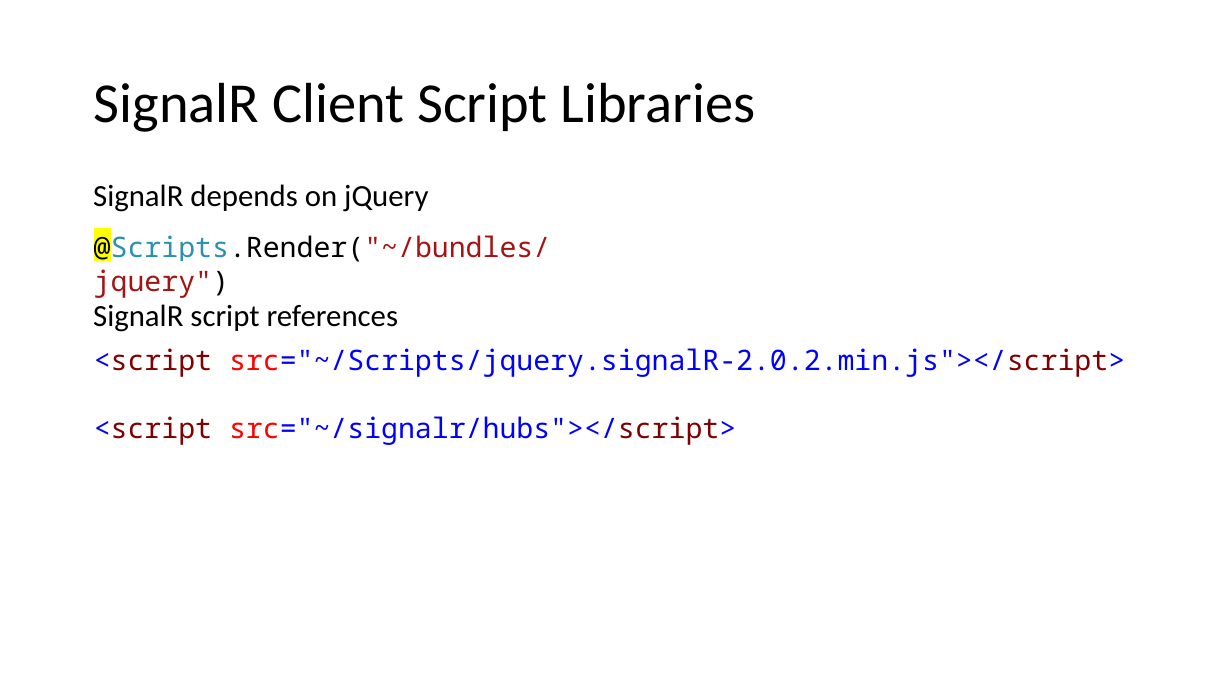
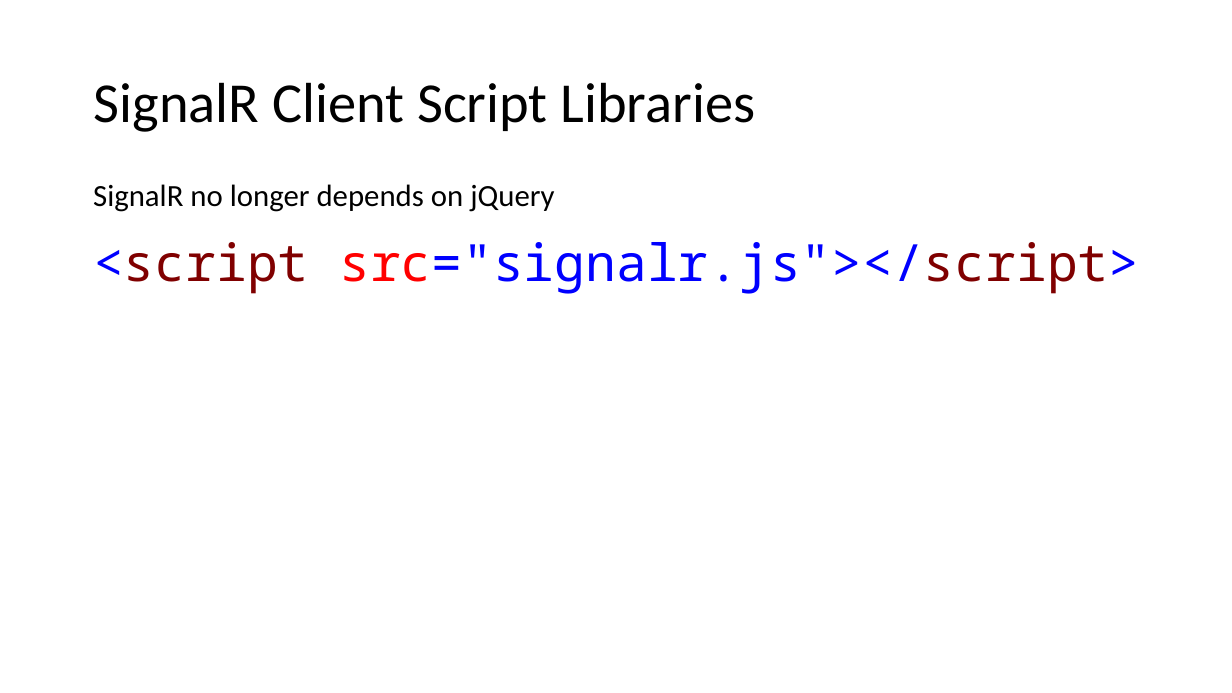
Before and after one commit to BionStt/presentations-2, a slide deck: slide 24 of Build Real Time Software with SignalR.pptx (slide 25 before the commit). Drawn at 1232x693 pixels with LibreOffice and Linux fonts; fonts in the diff are those of the drawing. Boxes give left, top, right and bottom in pixels: in the first picture for what was removed or moved away, otherwise in the second. Text is boxed around its words. In the diff, an @@ line names an element or a change of style, - is before the commit and + after.

Commit message:
Core SignalR updates

```diff
--- a/Build Real Time Software with SignalR.pptx
+++ b/Build Real Time Software with SignalR.pptx
@@ text at box(93, 184, 554, 212): text changed @@
-SignalR depends on jQuery
+SignalR no longer depends on jQuery
@@ text removed at box(94, 230, 551, 298) @@
-@Scripts.Render("~/bundles/jquery")
@@ text at box(93, 242, 1139, 294): text changed; size 22 to 40 pt @@
-<script src="~/Scripts/jquery.signalR-2.0.2.min.js"></script>
-<script src="~/signalr/hubs"></script>
+<script src="signalr.js"></script>
@@ text removed at box(93, 304, 398, 332) @@
-SignalR script references
```
Also in this commit, not shown: 11 other slides changed, 6 slides added, 6 slides removed.
